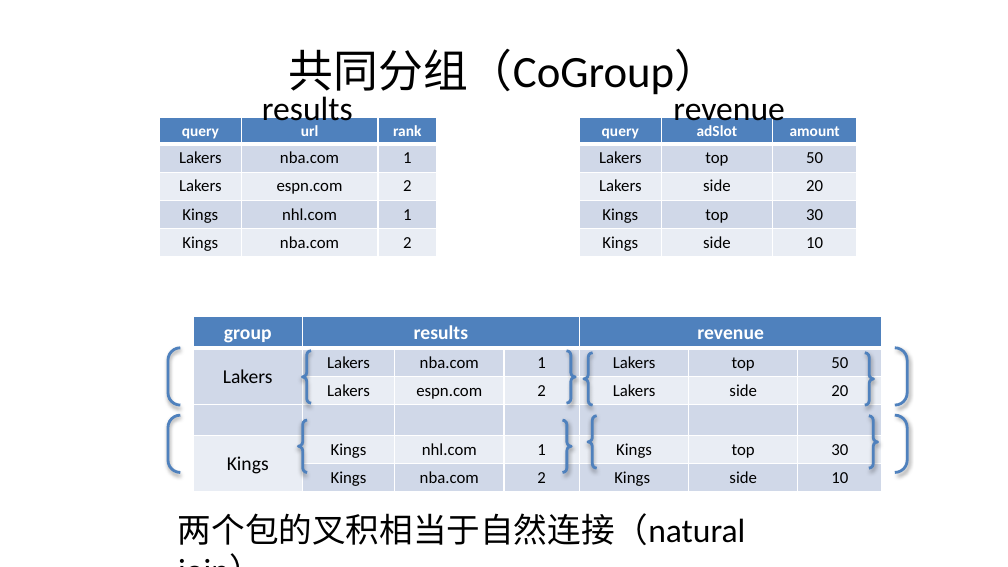
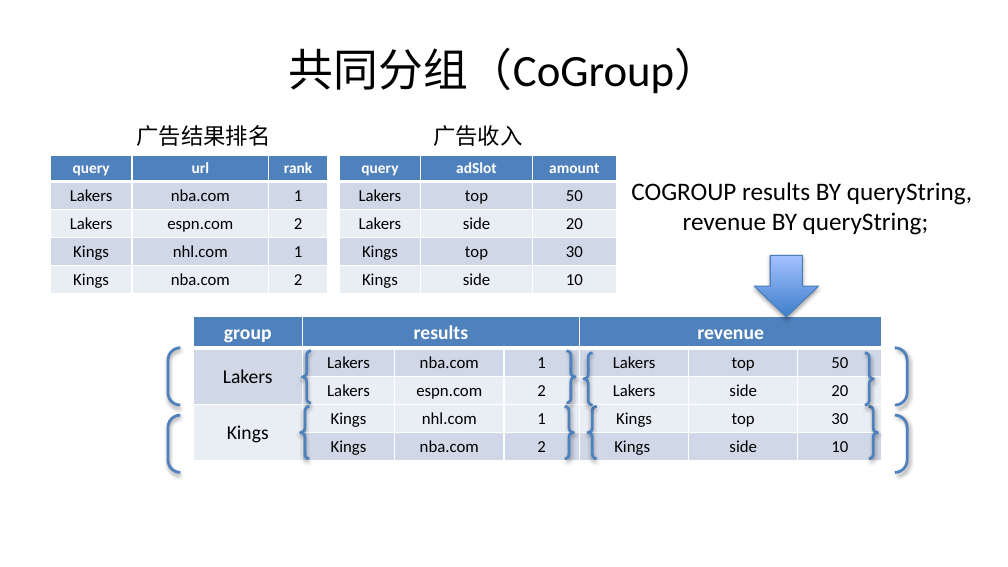
Before and after one commit to alxsoares/Foundations-of-Big-Data-System, a slide deck: slide 72 of Architecture/大数据的处理框架.pptx (slide 71 before the commit). Drawn at 1008x567 pixels with LibreOffice and Linux fonts; fonts in the diff are those of the drawing; background and template pictures are left out. Boxes give left, top, right and bottom in pixels: in the first picture for what was removed or moved away, otherwise in the second. Text is boxed around its words. In the diff, an @@ line names an element or a change of style, - is before the commit and + after.

```diff
--- a/Architecture/大数据的处理框架.pptx
+++ b/Architecture/大数据的处理框架.pptx
@@ title "共同分组（CoGroup）" rewrapped from [289, 48, 720, 99] to [289, 47, 720, 94] @@
@@ text removed at [673, 103, 784, 128] @@
-revenue
@@ text at [136, 125, 270, 146]: text changed; size 24 to 16 pt; font Calibri to Noto Sans CJK SC @@
-results
+广告结果排名
@@ text added at [433, 125, 522, 146], 16 pt, text #000000 @@
+广告收入
@@ table: place and size @@
-table at [159, 118, 436, 255]
+table at [50, 155, 328, 292]
@@ table: place and size @@
-table at [580, 118, 857, 255]
+table at [340, 155, 617, 292]
@@ text added at [631, 182, 972, 235], 18 pt, text #000000 @@
+COGROUP results BY queryString,
+revenue BY queryString;
@@ down arrow added at [754, 255, 818, 317], fill gradient #3F80CE to #A4C4FF, outline #4B7EBC 0.75 pt @@
@@ table at [194, 317, 881, 459] @@
-row 4:  |  |  |  |  |  | 
@@ brace pair: place and size @@
-brace pair at [298, 420, 572, 473]
+brace pair at [300, 406, 574, 459]
@@ brace pair: place and size @@
-brace pair at [588, 415, 877, 468]
+brace pair at [588, 406, 877, 459]
@@ text removed at [178, 513, 745, 545] @@
-两个包的叉积相当于自然连接（natural join）
```
Also in this commit, not shown: 59 other slides changed, 3 slides added, 2 slides removed.
